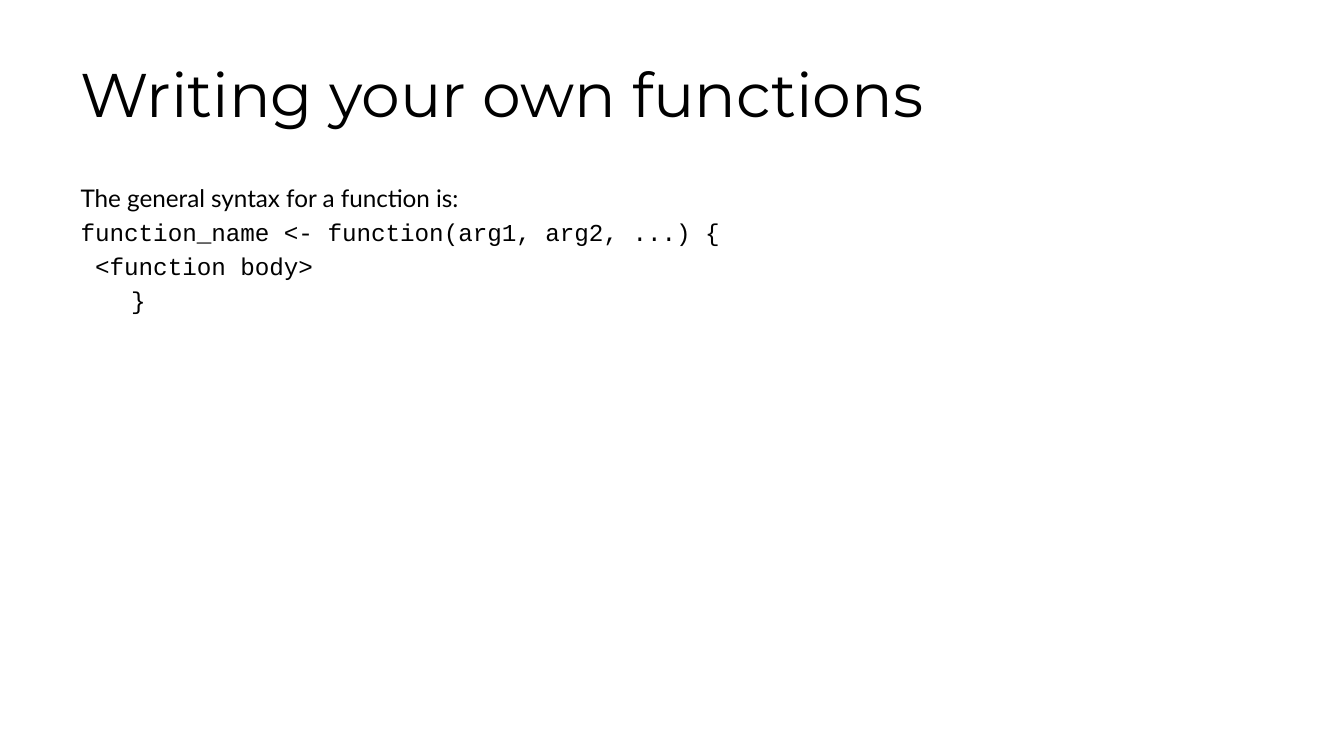
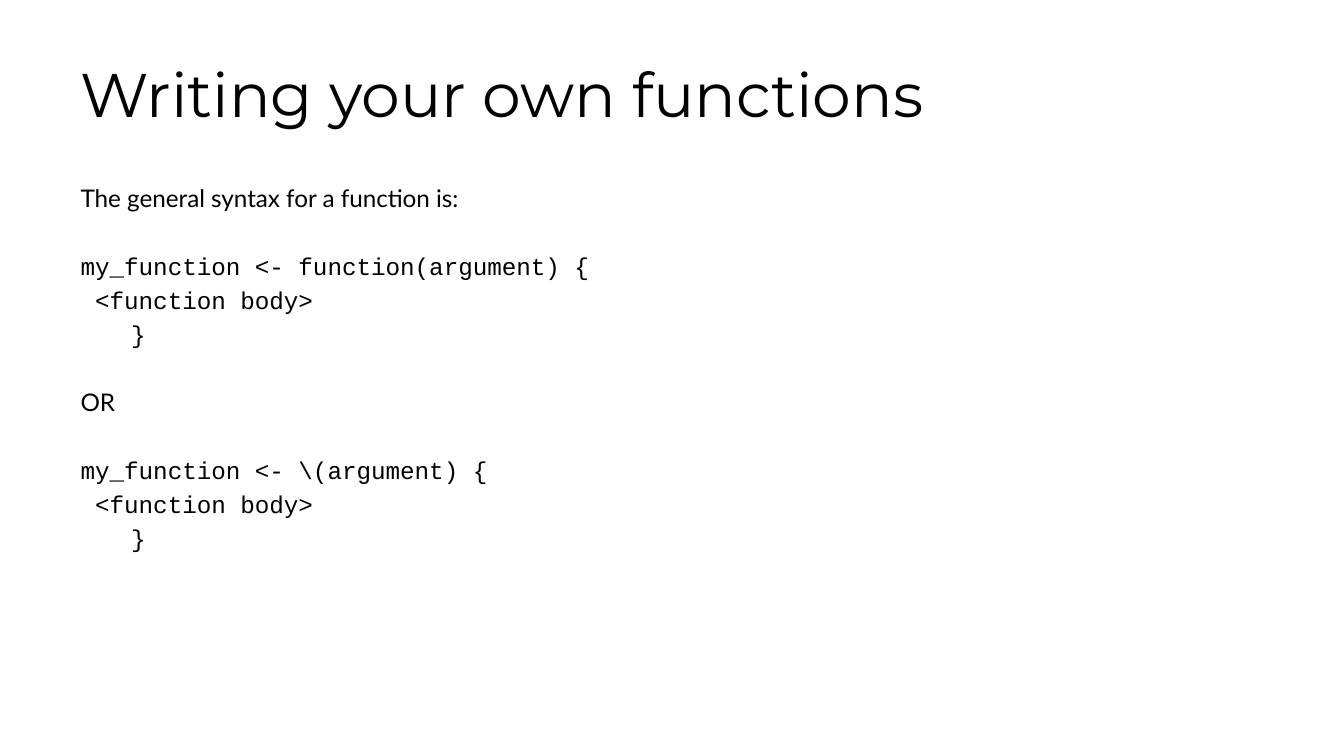
Before and after one commit to fhdsl/DaSEH, a slide deck: slide 3 of modules/Functions/Functions.pptx. Drawn at 1344x756 pixels with LibreOffice and Linux fonts; fonts in the diff are those of the drawing. Boxes give left, top, right and bottom in pixels: in the first picture for what was removed or moved away, otherwise in the second. Text is boxed around its words. In the diff, an @@ line names an element or a change of style, - is before the commit and + after.

```diff
--- a/modules/Functions/Functions.pptx
+++ b/modules/Functions/Functions.pptx
@@ text at [81,257,560,518]: text changed @@
-function_name <- function(arg1, arg2, ...) {
-<function body>
-}
+my_function <- function(argument) {
+<function body>
+}
+OR
+my_function <- \(argument) {
+<function body>
+}
```
Also in this commit, not shown: 9 other slides changed, 10 slides added, 4 slides removed, 8 other files.
